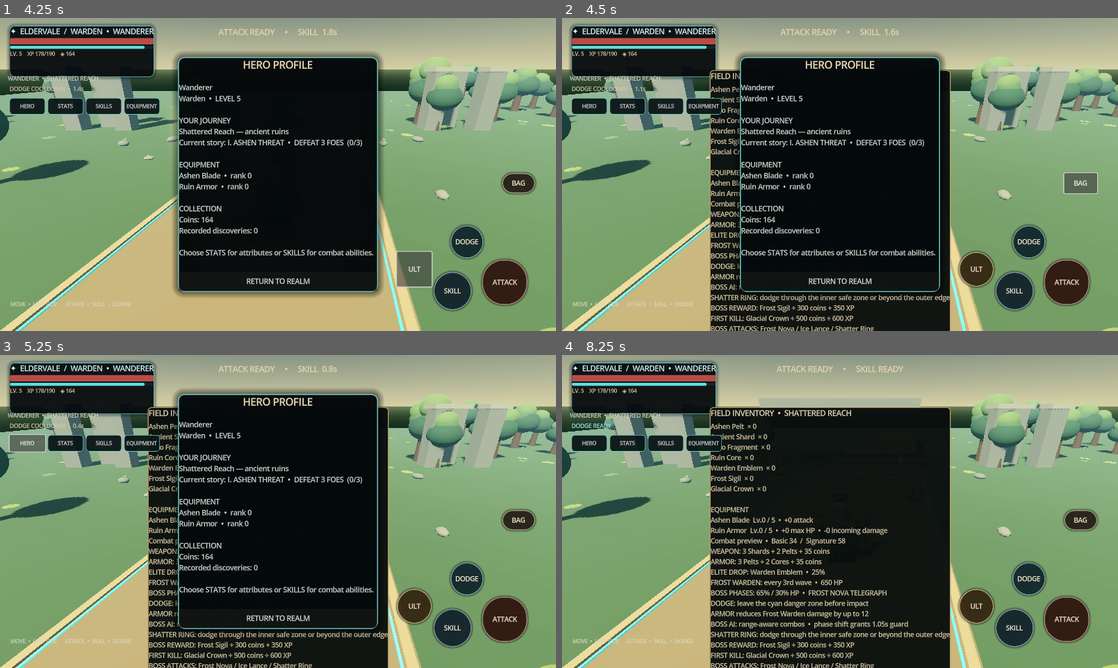
Above: before the commit, frames 1-4 (two rows, left to right).
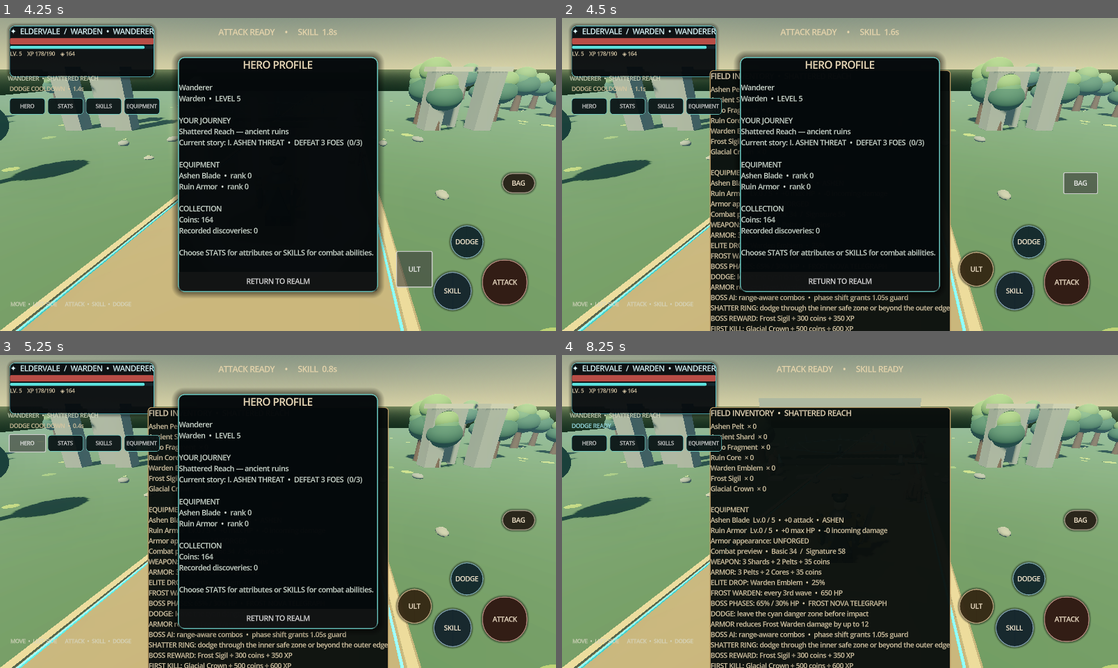
Above: after the commit, the same moments.

Repository: filesgloom-png/ELDERVALE
Game: Godot game, scene res://scenes/main_3d.tscn
Two runs of this game, one before a commit and one after it. Both use one fixed random seed, a clock stepped at 60 frames per second and the inputs below.
Inputs:
- Up to frame 1 (4.25 s): click "CREATE HERO • BEGIN ADVENTURE" at 0.5 s; click "ATTACK" at 1.25 s; click "SKILL" at 2 s; click "DODGE" at 2.75 s; click "ULT" at 3.5 s
- Up to frame 2 (4.5 s): click "BAG" at 4.25 s
- Up to frame 3 (5.25 s): click "HERO" at 5 s
- Up to frame 4 (8.25 s): click "STATS" at 5.75 s; click "SKILLS" at 6.5 s; click "EQUIPMENT" at 7.25 s; click "RETURN TO REALM" at 8 s

Frame 1 is identical in both runs. In frame 2, 2.2% of the frame differs, in the area x 26-70%, y 58-100%; in frame 3, 2.2%; in frame 4, 4.5%, in the area x 26-70%, y 51-100%.

Commit message:
feat: add visible weapon and armor progression tiers

Diff:
--- a/scripts/main_3d.gd
+++ b/scripts/main_3d.gd
@@ -689,6 +689,19 @@
 			blade_mat.emission = Color("#5bded0") if weapon_level < 5 else Color("#ffb84f")
 			blade_mat.emission_energy_multiplier = 1.1 + float(weapon_level - 2) * 0.35
 		blade.material_override = blade_mat
+	var weapon_rune_mat := _mat(Color("#65f4e7") if weapon_level < 5 else Color("#ffca72"), 0.22, 0.35)
+	weapon_rune_mat.emission_enabled = true
+	weapon_rune_mat.emission = Color("#38d8d1") if weapon_level < 5 else Color("#ff9d38")
+	weapon_rune_mat.emission_energy_multiplier = 0.8 + float(weapon_level) * 0.28
+	for rune_index in range(2):
+		var rune_name := "WeaponRune%d" % rune_index
+		var weapon_rune := player.get_node_or_null(rune_name) as MeshInstance3D
+		if weapon_rune == null:
+			weapon_rune = _mesh_node(player, BoxMesh.new(), weapon_rune_mat, Vector3(0.82 + float(rune_index) * 0.055, 1.25, -0.205), rune_name)
+			weapon_rune.scale = Vector3(0.22, 0.035, 0.035)
+			weapon_rune.rotation.z = -0.28
+		weapon_rune.material_override = weapon_rune_mat
+		weapon_rune.visible = weapon_level >= 2
 	var breastplate := player.get_node_or_null("LayeredBreastplate") as MeshInstance3D
 	if breastplate != null:
 		breastplate.material_override = _mat(Color("#283c42") if armor_level < 2 else (Color("#477b78") if armor_level < 4 else Color("#a17a43")), 0.38, 0.48)
@@ -707,6 +720,25 @@
 		shoulder_runes.scale = Vector3(0.72, 0.16, 0.42)
 	if shoulder_runes != null:
 		shoulder_runes.visible = armor_level >= 4
+	var armor_sigils := player.get_node_or_null("ArmorSigils") as MeshInstance3D
+	if armor_sigils == null:
+		var sigil_mat := _mat(Color("#75f1e7"), 0.25, 0.32)
+		sigil_mat.emission_enabled = true
+		sigil_mat.emission = Color("#48dcd4")
+		sigil_mat.emission_energy_multiplier = 1.0
+		armor_sigils = _mesh_node(player, TorusMesh.new(), sigil_mat, Vector3(0.0, 1.1, -0.47), "ArmorSigils")
+		var sigil_mesh := armor_sigils.mesh as TorusMesh
+		sigil_mesh.inner_radius = 0.18
+		sigil_mesh.outer_radius = 0.23
+		armor_sigils.scale = Vector3(1.0, 0.8, 0.35)
+		armor_sigils.rotation.x = deg_to_rad(90.0)
+		armor_sigils.cast_shadow = GeometryInstance3D.SHADOW_CASTING_SETTING_OFF
+	armor_sigils.visible = armor_level >= 3
+	var armor_sigil_mat := _mat(Color("#75f1e7") if armor_level < 5 else Color("#ffd28b"), 0.25, 0.32)
+	armor_sigil_mat.emission_enabled = armor_level >= 3
+	armor_sigil_mat.emission = Color("#48dcd4") if armor_level < 5 else Color("#ffad48")
+	armor_sigil_mat.emission_energy_multiplier = 0.9 + float(armor_level) * 0.2
+	armor_sigils.material_override = armor_sigil_mat
 
 func _build_enemies() -> void:
 	wave_number += 1
@@ -2051,6 +2083,15 @@
 func _armor_mitigation() -> int:
 	return mini(12, armor_level * 3)
 
+func _equipment_tier_name(rank: int, is_weapon: bool) -> String:
+	if rank >= 5:
+		return "ASCENDANT" if is_weapon else "GLACIAL REGALIA"
+	if rank >= 3:
+		return "RUNEBOUND" if is_weapon else "WARDEN PLATE"
+	if rank >= 1:
+		return "TEMPERED" if is_weapon else "REINFORCED"
+	return "ASHEN" if is_weapon else "UNFORGED"
+
 func _attack() -> void:
 	if attack_cooldown > 0.0: return
 	_spawn_combat_effect("slash")
@@ -2268,8 +2309,9 @@
 			lines.append("%s  × %d" % [item_name, int(inventory.get(item_name, 0))])
 		lines.append("")
 		lines.append("EQUIPMENT")
-		lines.append("Ashen Blade  Lv.%d / 5  •  +%d attack" % [weapon_level, weapon_level * 9])
+		lines.append("Ashen Blade  Lv.%d / 5  •  +%d attack  •  %s" % [weapon_level, weapon_level * 9, _equipment_tier_name(weapon_level, true)])
 		lines.append("Ruin Armor  Lv.%d / 5  •  +%d max HP  •  -%d incoming damage" % [armor_level, armor_level * 18, _armor_mitigation()])
+		lines.append("Armor appearance: %s" % _equipment_tier_name(armor_level, false))
 		lines.append("Combat preview  •  Basic %d  /  Signature %d" % [_basic_attack_damage(), _signature_skill_damage()])
 		lines.append("WEAPON: 3 Shards + 2 Pelts + 35 coins")
 		lines.append("ARMOR: 3 Pelts + 2 Cores + 35 coins")
